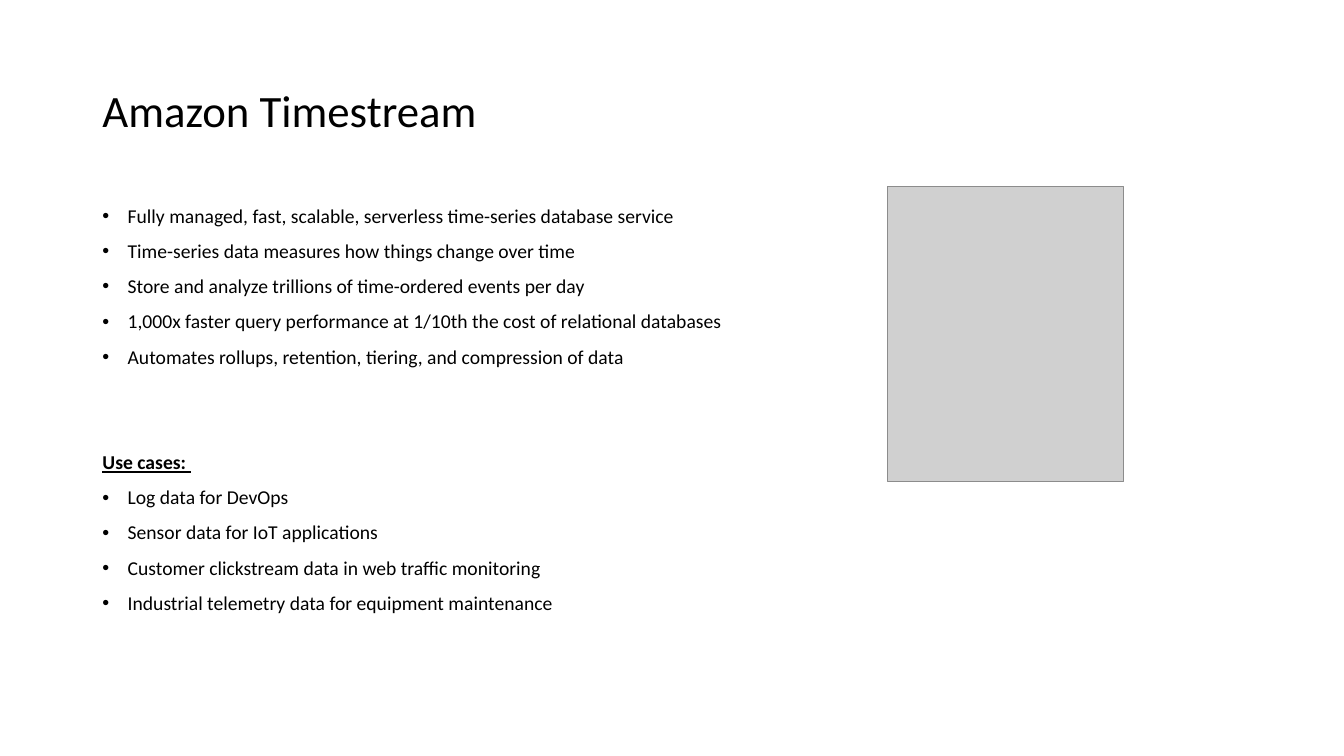
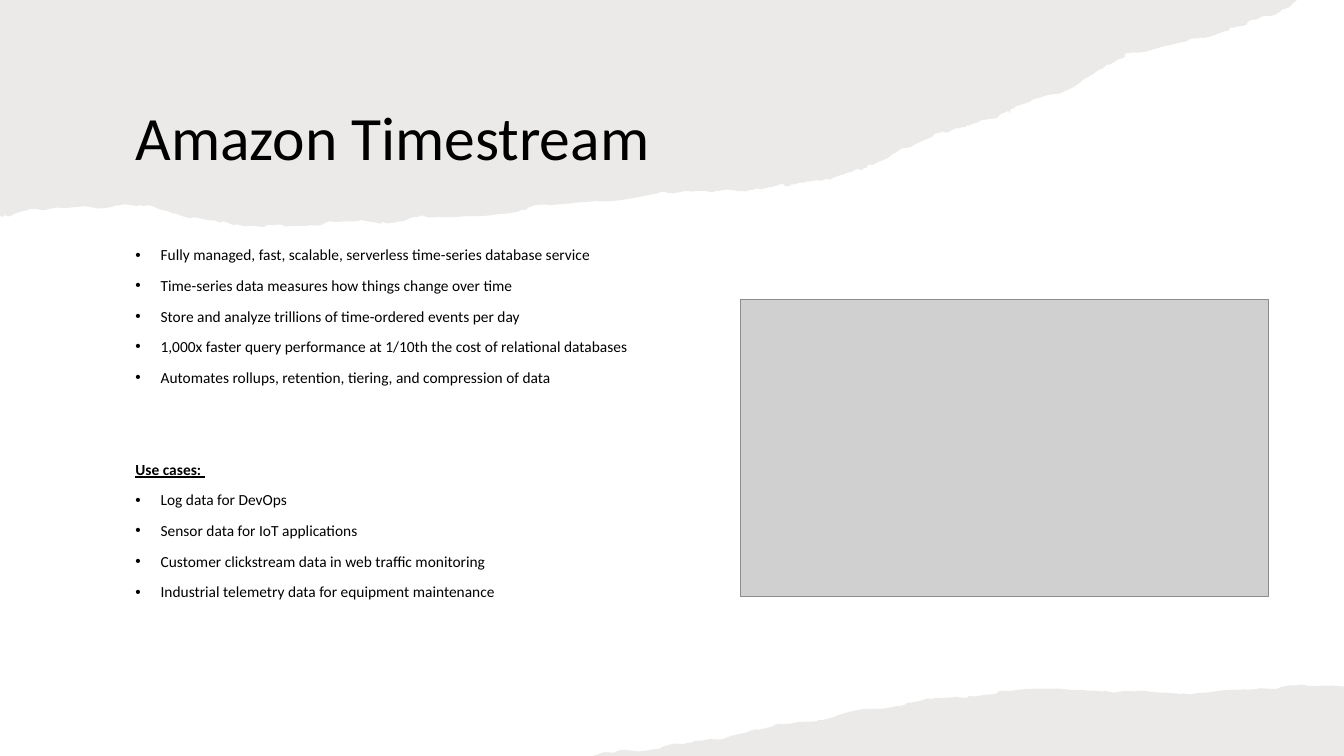
Before and after one commit to IlyaChakun/aws-iba-courses, a slide deck: slide 1 of lecture-materials/Databases/Timestream/aws_time_stream.pptx. Drawn at 1344x756 pixels with LibreOffice and Linux fonts; fonts in the diff are those of the drawing; grey boxes stand for pictures. Boxes give left, top, right and bottom in pixels: in the first picture for what was removed or moved away, otherwise in the second. Text is boxed around its words. In the diff, an @@ line names an element or a change of style, - is before the commit and + after.

```diff
--- a/lecture-materials/Databases/Timestream/aws_time_stream.pptx
+++ b/lecture-materials/Databases/Timestream/aws_time_stream.pptx
@@ freeform shape added at box(0, 0, 1298, 227), fill #82766A at 15% opacity @@
@@ title "Amazon Timestream": place and size @@
-title "Amazon Timestream" at box(102, 96, 477, 128)
+title "Amazon Timestream" at box(135, 117, 649, 161)
@@ title "Amazon Timestream" at box(135, 117, 649, 161): size 32 to 44 pt @@
@@ picture removed at box(888, 187, 1124, 482) @@
@@ text "Fully managed, fast, scalable, serverless ...": place and size @@
-text "Fully managed, fast, scalable, serverless ..." at box(102, 209, 721, 613)
+text "Fully managed, fast, scalable, serverless ..." at box(135, 249, 627, 600)
@@ text "Fully managed, fast, scalable, serverless ..." at box(135, 249, 627, 600): size 14 to 11 pt @@
@@ picture added at box(741, 299, 1269, 597) @@
@@ freeform shape added at box(594, 685, 1344, 756), fill #82766A at 15% opacity @@
```
Also in this commit, not shown: 3 other slides changed, 1 slide added, 1 slide removed, 8 other files.
